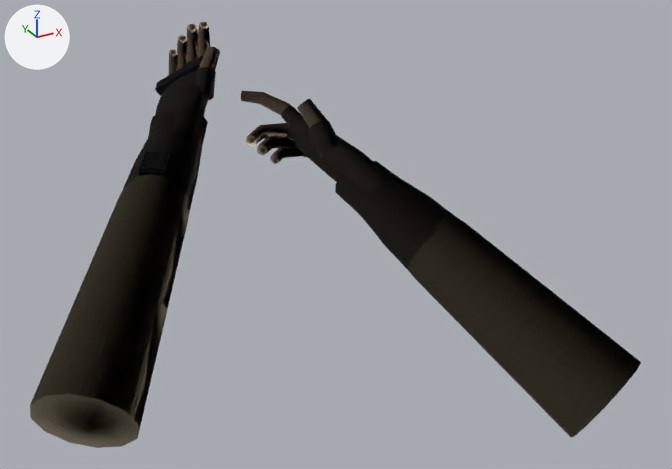
Two versions of the glTF model app/src/main/assets/models/fp_hands_t_rifle.glb, one commit apart.
The view is the same before and after, from a camera (50 mm lens) standing at (-0.454, -0.937, 0.301) and looking at (0.016, -0.083, -0.126). The lights are fixed; the arrows at upper left show +X, +Y and +Z. The first picture is the older version.

Objects in the first picture: 'WeaponRoot'.
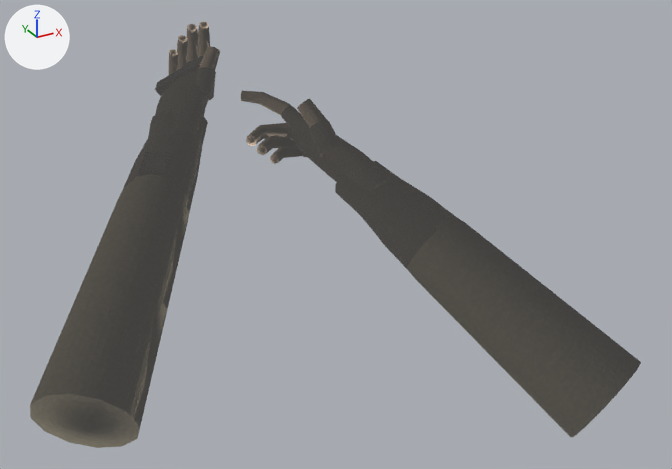
Location of each change, (x1, y1, x2, y2) in pixels of the pictures (672 x 469 px):
'WeaponRoot', recoloured, surface changed (lighter)
    both: (30, 21, 641, 448)

Edits to the bpy script that builds the scene:
```text
Change mat_sleeve:
    where n0 = _N.new('ShaderNodeBsdfPrincipled'); n0.name = 'Principled BSDF'
    add n0.inputs[27].default_value = (0.055, 0.0528, 0.0495, 1.0)  # 'Emission Color', dark grey #42413f
    add n0.inputs[28].default_value = 1.0  # 'Emission Strength'
Change mat_leather:
    where n0 = _N.new('ShaderNodeBsdfPrincipled'); n0.name = 'Principled BSDF'
    add n0.inputs[27].default_value = (0.055, 0.0528, 0.0495, 1.0)  # 'Emission Color', dark grey #42413f
    add n0.inputs[28].default_value = 1.0  # 'Emission Strength'
Change mat_carbon:
    where n0 = _N.new('ShaderNodeBsdfPrincipled'); n0.name = 'Principled BSDF'
    add n0.inputs[28].default_value = 1.0  # 'Emission Strength'
Change mat_skin:
    where n0 = _N.new('ShaderNodeBsdfPrincipled'); n0.name = 'Principled BSDF'
    add n0.inputs[28].default_value = 1.0  # 'Emission Strength'
Change mat_metal:
    where n0 = _N.new('ShaderNodeBsdfPrincipled'); n0.name = 'Principled BSDF'
    add n0.inputs[28].default_value = 1.0  # 'Emission Strength'
```
